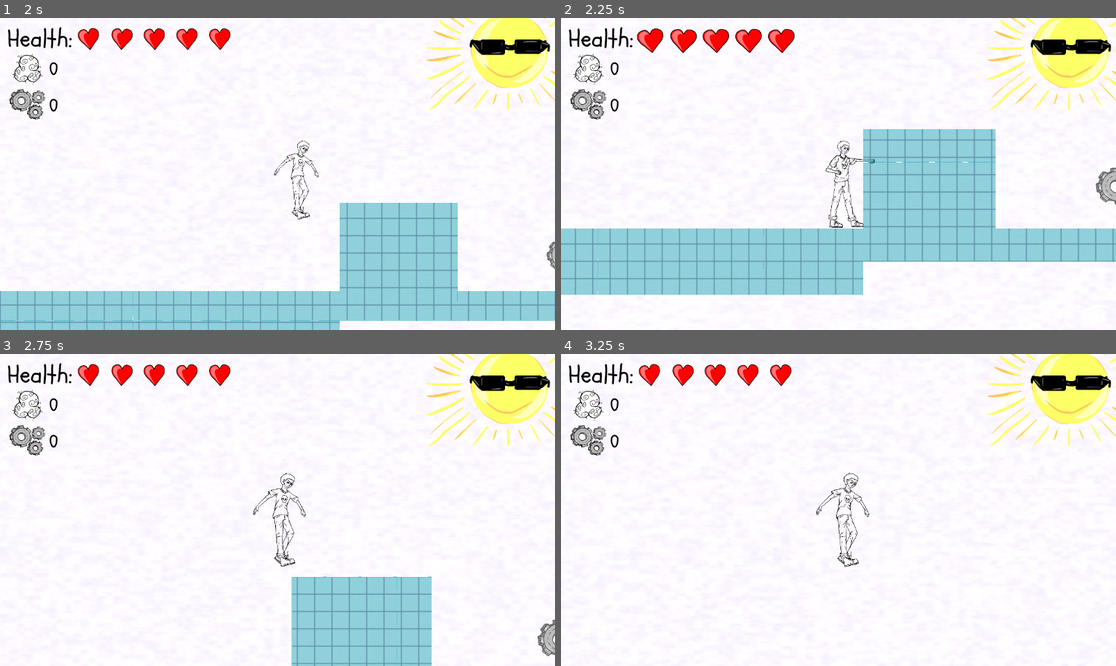
Above: before the commit, frames 1-4 (two rows, left to right).
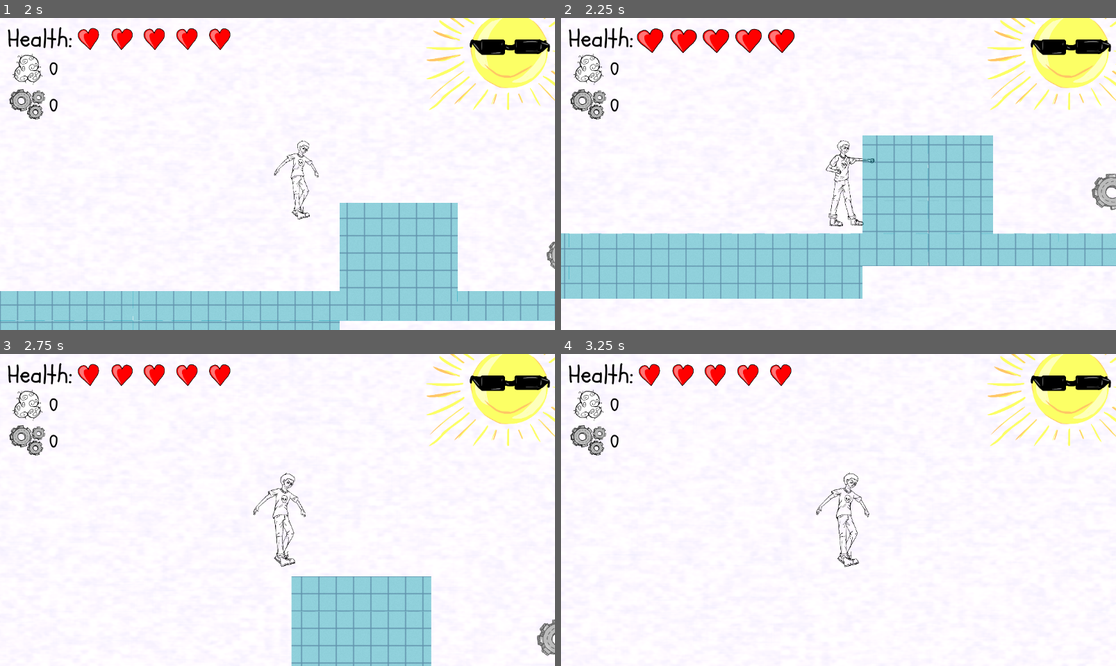
Above: after the commit, the same moments.

Repository: asger-finding/ddu-syds-droemmerejse
Game: Godot game, scene res://Root.tscn
Two runs of this game, one before a commit and one after it. Both use one fixed random seed, a clock stepped at 60 frames per second and the inputs below.
Inputs:
- Up to frame 1 (2 s): tap Enter (ui_accept) at 0.5, 0.77, 0.8, 1.07, 1.35, 1.52, 1.82 s; hold Right (ui_right) 0.53-1.28 s; tap X (Punch) at 0.6, 1.55 s; hold Down (ui_down) from 1.28 s (still down)
- Up to frame 2 (2.25 s): release Down (ui_down) at 2.03 s; hold Right (ui_right) from 2.03 s (still down); tap X (Punch) at 2.1 s
- Up to frame 3 (2.75 s): keep holding Right (ui_right); tap Enter (ui_accept) at 2.3 s
- Up to frame 4 (3.25 s): release Right (ui_right) at 2.78 s; hold Up (ui_up) from 2.78 s (still down); tap X (Punch) at 2.85 s; tap Enter (ui_accept) at 3.02 s

Frame 1 is identical in both runs. In frame 2, 9.5% of the frame differs, in the area x 0-100%, y 35-90%; in frame 3, 1.7%; in frame 4, less than 0.1%.

Commit message:
feat: add walljump

Diff:
--- a/game/Scenes/World.tscn
+++ b/game/Scenes/World.tscn
@@ -105,7 +105,7 @@
 }]
 
 [sub_resource type="RectangleShape2D" id="RectangleShape2D_5dli4"]
-size = Vector2(1000, 1044)
+size = Vector2(300, 1044)
 
 [sub_resource type="CapsuleShape2D" id="CapsuleShape2D_r0dna"]
 radius = 12.0
@@ -157,13 +157,18 @@
 
 [node name="RollingCollision" type="CollisionShape2D" parent="Interactability/Player"]
 position = Vector2(0, 46.3)
-scale = Vector2(1, 1)
 shape = SubResource("RectangleShape2D_b5aes")
 disabled = true
 one_way_collision = true
 one_way_collision_margin = 0.0
 debug_color = Color(0.735591, 1.63645e-06, 0.425898, 0.42)
 
+[node name="WallRayRight" type="RayCast2D" parent="Interactability/Player"]
+target_position = Vector2(30, 0)
+
+[node name="WallRayLeft" type="RayCast2D" parent="Interactability/Player"]
+target_position = Vector2(-30, 0)
+
 [node name="Enemy" parent="Interactability" instance=ExtResource("18_irg3d")]
 position = Vector2(606, -1058)
 health = 5
--- a/game/Scripts/CameraFollowPlayer.gd
+++ b/game/Scripts/CameraFollowPlayer.gd
@@ -1,6 +1,15 @@
 extends Camera2D
 
+# --- State ---
 var effective_velocity := 0.0
+
+# Constants
+const FOLLOW_X_INTERPOLATION_SPEED = 8.5 # lerp weight
+const FOLLOW_Y_INTERPOLATION_SPEED = 85 # lerp weight
+const CAMERA_Y_FLOOR = 0 # px
+const CAMERA_ZOOM_CLOSEST = 0.4 # coeff of furthest we are zoomed in
+const CAMERA_ZOOM_FURTHEST = 0.05 # coeff of furthest we can zoom out
+const CAMERA_ZOOM_PLAYER_SPEED_COEFF = 0.0001 # how fast should we zoom out according to player speed
 
 func _process(delta: float) -> void:
 	var player: Player = Global.Player
@@ -11,10 +20,10 @@
 		# Player is dead. Intentionally do nothing.
 		return
 
-	position.x = lerp(position.x, player.position.x, Global.Constants.FOLLOW_X_INTERPOLATION_SPEED * delta)
+	position.x = lerp(position.x, player.position.x, FOLLOW_X_INTERPOLATION_SPEED * delta)
 	position.y = min(
-		lerp(position.y, player.position.y, Global.Constants.FOLLOW_Y_INTERPOLATION_SPEED * delta),
-		Global.Constants.CAMERA_Y_FLOOR
+		lerp(position.y, player.position.y, FOLLOW_Y_INTERPOLATION_SPEED * delta),
+		CAMERA_Y_FLOOR
 	)
 
 	# Smooth velocity tracking
@@ -24,7 +33,7 @@
 
 	# Stabilize zoom factor
 	var speed_over: float = max(effective_velocity - 500.0, 0.0)
-	var zoom_factor: float = clamp(-exp(speed_over * Global.Constants.CAMERA_ZOOM_PLAYER_SPEED_COEFF) + 2.0, 0.0, 1.0)
+	var zoom_factor: float = clamp(-exp(speed_over * CAMERA_ZOOM_PLAYER_SPEED_COEFF) + 2.0, 0.0, 1.0)
 
-	var target_zoom: float = lerp(Global.Constants.CAMERA_ZOOM_FURTHEST, Global.Constants.CAMERA_ZOOM_CLOSEST, zoom_factor)
+	var target_zoom: float = lerp(CAMERA_ZOOM_FURTHEST, CAMERA_ZOOM_CLOSEST, zoom_factor)
 	zoom = Vector2.ONE * target_zoom
--- a/game/Scripts/Constants.gd
+++ b/game/Scripts/Constants.gd
@@ -8,26 +8,3 @@
 
 # World
 const GRAVITY := 6500.0
-
-# Player stats
-const HEALTH := 5
-
-# Player movement
-const MAX_JUMPS := 2
-const START_SPEED := 400.0
-const TOP_SPEED := 2000.0
-const ACCELERATION := 3000.0
-const FLOOR_DEACCELERATION := 7000.0 # x component deacceleration when touching floor
-const AIR_DEACCELERATION := 1000.0 # x component deacceleration in the air
-const DEAD_DEACCELERATION := 3000.0 # x component deacceleration when our player dies
-const JUMP_VELOCITY := 2800.0
-const ROLL_VELOCITY := 1600.0
-const FLASH_FREQUENCY := 5.0
-
-# Camera follow configuration
-const FOLLOW_X_INTERPOLATION_SPEED = 8.5 # lerp weight
-const FOLLOW_Y_INTERPOLATION_SPEED = 85 # lerp weight
-const CAMERA_Y_FLOOR = 0 # px
-const CAMERA_ZOOM_CLOSEST = 0.4 # coeff of furthest we are zoomed in
-const CAMERA_ZOOM_FURTHEST = 0.05 # coeff of furthest we can zoom out
-const CAMERA_ZOOM_PLAYER_SPEED_COEFF = 0.0001 # how fast should we zoom out according to player speed
--- a/game/Scripts/Overlay.gd
+++ b/game/Scripts/Overlay.gd
@@ -31,7 +31,7 @@
 	for child in hearts_container.get_children():
 		child.queue_free()
 
-	var max_health = Global.Constants.HEALTH
+	var max_health = Global.Player.HEALTH
 	var current = Global.Player.get_health()
 
 	# Create new sprites
--- a/game/Scripts/Player.gd
+++ b/game/Scripts/Player.gd
@@ -6,13 +6,35 @@
 var jump_count := 0
 var is_rolling := false
 var is_punching := false
+var is_wall_sliding = false
+var did_wall_jump := false
 var stun_time := 0.0
+var slide_dir = 0
+var wall_jump_air_control := 1.0
 
 # --- References ---
 @onready var _animated_sprite: AnimatedSprite2D = $PlayerSprite
 @onready var _standing_collision: CollisionShape2D = $StandingCollision
 @onready var _rolling_collision: CollisionShape2D = $RollingCollision
 @onready var _punch_hitbox: CollisionShape2D = $PlayerSprite/Punch/PunchHitbox
+@onready var _wall_ray_left: RayCast2D = $WallRayLeft
+@onready var _wall_ray_right: RayCast2D = $WallRayRight
+
+# Player constants
+const HEALTH := 5
+const MAX_JUMPS := 2
+const START_SPEED := 400.0
+const TOP_SPEED := 2000.0
+const ACCELERATION := 3000.0
+const FLOOR_DEACCELERATION := 7000.0 # x component deacceleration when touching floor
+const AIR_DEACCELERATION := 1000.0 # x component deacceleration in the air
+const DEAD_DEACCELERATION := 3000.0 # x component deacceleration when our player dies
+const JUMP_VELOCITY := 2800.0
+const ROLL_VELOCITY := 1600.0
+const FLASH_FREQUENCY := 5.0
+const WALL_SLIDE_SPEED = 200.0
+const WALL_JUMP_SPEED = 3000.0
+const WALL_JUMP_LOCK_TIME := 0.45
 
 var shader_material: ShaderMaterial
 
@@ -20,7 +42,7 @@
 func _ready() -> void:
 	Global.Player = self
 
-	health = Global.Constants.HEALTH
+	health = HEALTH
 
 	_standing_collision.disabled = false
 	_rolling_collision.disabled = true
@@ -40,11 +62,16 @@
 
 	_handle_animation()
 
-
 func _physics_process(delta: float) -> void:
 	_apply_dead_friction(delta)
 	_apply_gravity(delta)
 
+	print(wall_jump_air_control)
+	if did_wall_jump:
+		wall_jump_air_control = clamp(wall_jump_air_control + delta / WALL_JUMP_LOCK_TIME, 0.0, 1.0)
+		if wall_jump_air_control >= 1.0:
+			did_wall_jump = false
+
 	if stun_time > 0.0:
 		is_rolling = false
 		is_punching = false
@@ -55,6 +82,8 @@
 
 	_punch_hitbox.disabled = true
 
+	_handle_wall_slide()
+	_handle_wall_jump()
 	_handle_jump()
 	_handle_roll()
 	_handle_punch()
@@ -93,14 +122,14 @@
 		return
 
 	if Input.is_action_pressed("ui_right"):
-		_animated_sprite.speed_scale *= 1.6 + abs(velocity.x) / Global.Constants.TOP_SPEED
+		_animated_sprite.speed_scale *= 1.6 + abs(velocity.x) / TOP_SPEED
 		_animated_sprite.flip_h = false
 		if is_on_floor():
 			_animated_sprite.play("Run")
 			moving = true
 
 	if Input.is_action_pressed("ui_left"):
-		_animated_sprite.speed_scale *= 1.6 + abs(velocity.x) / Global.Constants.TOP_SPEED
+		_animated_sprite.speed_scale *= 1.6 + abs(velocity.x) / TOP_SPEED
 		_animated_sprite.flip_h = true
 		if is_on_floor():
 			_animated_sprite.play("Run")
@@ -117,7 +146,7 @@
 # --- Internal: Movement ---
 func _apply_dead_friction(delta: float) -> void:
 	if not is_alive():
-		velocity.x = move_toward(velocity.x, 0, Global.Constants.DEAD_DEACCELERATION * delta)
+		velocity.x = move_toward(velocity.x, 0, DEAD_DEACCELERATION * delta)
 
 func _apply_gravity(delta: float) -> void:
 	if not is_on_floor():
@@ -127,16 +156,47 @@
 	else:
 		jump_count = 0
 
+func _handle_wall_slide():
+	var wall_dir = is_touching_wall()
+	var input_dir = Input.get_axis("ui_left", "ui_right")
+
+	if wall_dir != 0 and not is_on_floor() and velocity.y > 0:
+	# require pressing towards the wall
+		if sign(input_dir) == wall_dir:
+			is_wall_sliding = true
+			velocity.y = WALL_SLIDE_SPEED
+			slide_dir = wall_dir
+		else:
+			is_wall_sliding = false
+	else:
+		is_wall_sliding = false
+
+func _handle_wall_jump():
+	if is_wall_sliding and Input.is_action_just_pressed("ui_up"):
+		var angle = deg_to_rad(55)
+		velocity.x = -slide_dir * (WALL_JUMP_SPEED * cos(angle))
+		velocity.y = - (WALL_JUMP_SPEED * sin(angle))
+		is_wall_sliding = false
+		did_wall_jump = true
+		wall_jump_air_control = 0.0
+
+func is_touching_wall() -> int:
+	if _wall_ray_left.is_colliding():
+		return -1   # wall on left
+	if _wall_ray_right.is_colliding():
+		return 1    # wall on right
+	return 0
+
 func _handle_jump() -> void:
 	if Input.is_action_just_pressed("ui_up") or Input.is_action_just_pressed("ui_accept"):
-		if is_on_floor() or jump_count < Global.Constants.MAX_JUMPS:
-			velocity.y = -Global.Constants.JUMP_VELOCITY
+		if is_on_floor() or jump_count < MAX_JUMPS:
+			velocity.y = -JUMP_VELOCITY
 			jump_count += 1
 			is_rolling = false
 
 func _handle_roll() -> void:
 	if is_rolling:
-		velocity.x = (-1 if _animated_sprite.flip_h else 1) * Global.Constants.ROLL_VELOCITY
+		velocity.x = (-1 if _animated_sprite.flip_h else 1) * ROLL_VELOCITY
 
 func _start_roll() -> void:
 	is_rolling = true
@@ -147,23 +207,47 @@
 
 func _handle_horizontal_movement(delta: float) -> void:
 	var direction := Input.get_axis("ui_left", "ui_right")
+
+	if did_wall_jump and wall_jump_air_control == 0.0:
+		return
+
 	if direction != 0:
-		if direction * velocity.x <= 0:
-			velocity.x = direction * Global.Constants.START_SPEED
+		var target_x = direction * TOP_SPEED
+
+		# When wall_jump_air_control is 1.0 (full control), we use snap behavior
+		if wall_jump_air_control >= 1.0:
+			if direction * velocity.x <= 0:
+				velocity.x = direction * START_SPEED
+			else:
+				var ratio: float = abs(velocity.x) / TOP_SPEED
+				var diff := ratio - 0.5
+				var sigma := 0.36
+				var peak_accel := 2000.0
+				var dynamic_accel := peak_accel * exp(-(diff * diff) / (2.0 * sigma * sigma))
+				velocity.x = move_toward(
+					velocity.x,
+					target_x,
+					dynamic_accel * delta
+				)
 		else:
-			var ratio: float = abs(velocity.x) / Global.Constants.TOP_SPEED
+			# Always ease for wall jump transitions
+			var ratio: float = abs(velocity.x) / TOP_SPEED
 			var diff := ratio - 0.5
 			var sigma := 0.36
 			var peak_accel := 2000.0
 			var dynamic_accel := peak_accel * exp(-(diff * diff) / (2.0 * sigma * sigma))
+
 			velocity.x = move_toward(
 				velocity.x,
-				direction * Global.Constants.TOP_SPEED,
-				dynamic_accel * delta
+				target_x,
+				dynamic_accel * delta * wall_jump_air_control
 			)
 	else:
-		var deaccel: float = Global.Constants.FLOOR_DEACCELERATION if is_on_floor() else Global.Constants.AIR_DEACCELERATION
-		velocity.x = move_toward(velocity.x, 0, deaccel * delta)
+		var deaccel: float = FLOOR_DEACCELERATION if is_on_floor() else AIR_DEACCELERATION
+		if wall_jump_air_control >= 1.0:
+			velocity.x = move_toward(velocity.x, 0, deaccel * delta)
+		else:
+			velocity.x = move_toward(velocity.x, 0, deaccel * delta * wall_jump_air_control)
 
 func _handle_punch():
 	if Input.is_action_just_pressed("Punch"):
@@ -172,11 +256,12 @@
 		_animated_sprite.play("Punch")
 
 		var direction = -1 if _animated_sprite.flip_h else 1
-		_punch_hitbox.position = Vector2(50 * direction, 0)
+		_punch_hitbox.position.x += 400 * direction
 		_punch_hitbox.disabled = false
 
 		await get_tree().create_timer(0.1).timeout
 		_punch_hitbox.disabled = true
+		_punch_hitbox.position.x -= 400 * direction
 
 # --- Internal: State ---
 func kill() -> void:
@@ -218,7 +303,7 @@
 
 	if is_stunned:
 		is_rolling = false
-		var white := (int(floor(stun_time * Global.Constants.FLASH_FREQUENCY)) % 2 == 0) if stun_time >= delta else false
+		var white := (int(floor(stun_time * FLASH_FREQUENCY)) % 2 == 0) if stun_time >= delta else false
 		_animated_sprite.material.set_shader_parameter("white", white)
 	return is_stunned
 
